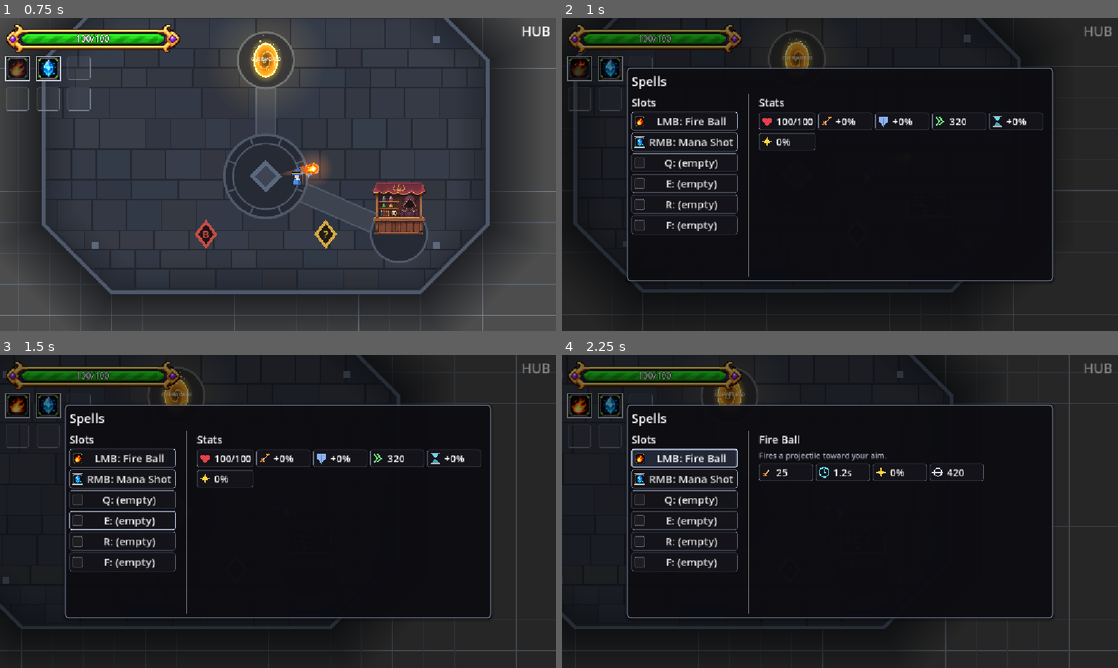
Above: before the commit, frames 1-4 (two rows, left to right).
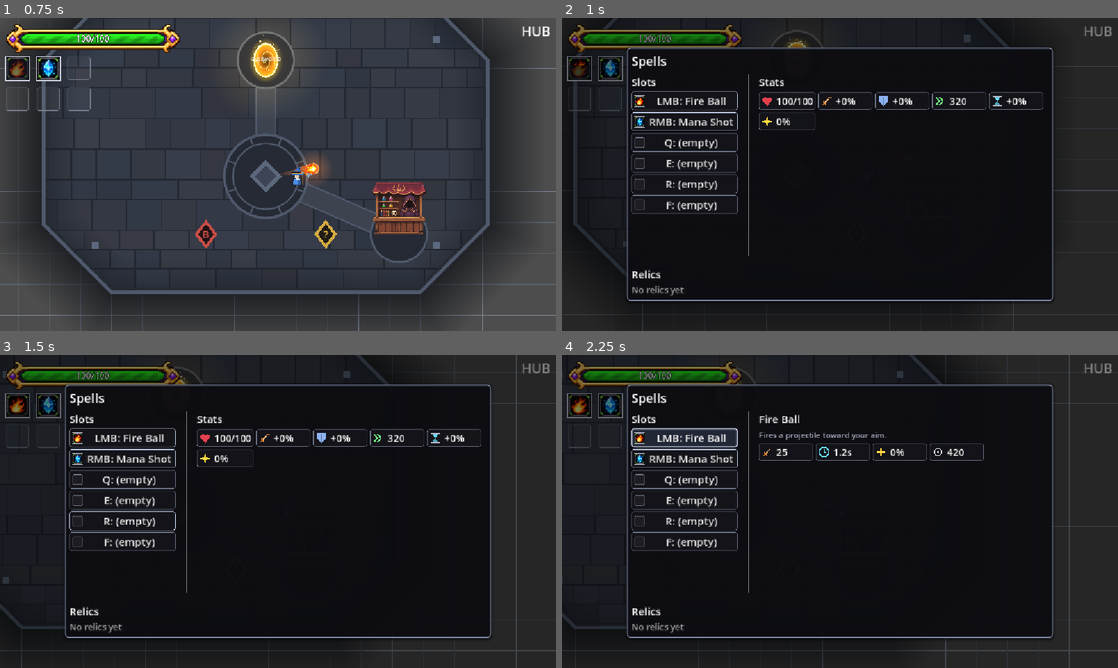
Above: after the commit, the same moments.

Repository: BestestGameStudio/gangU
Game: Godot game, scene res://scenes/main.tscn
Same seed, same stepped clock (60 frames per second), same inputs: the game is played once before the commit and once after it.
Inputs (mouse positions are in pixels of both pictures, inside the frame that each line leads up to):
- Up to frame 1 (0.75 s): tap Enter at 0.5 s; move the mouse to (400, 158) at 0.52 s; hold D (move_right) from 0.53 s (still down); hold Space (cast) from 0.53 s (still down); click (400, 158) at 0.67 s
- Up to frame 2 (1 s): keep holding D (move_right); keep holding Space (cast); tap Tab (equip_panel) at 0.8 s
- Up to frame 3 (1.5 s): release D (move_right) at 1.25 s; release Space (cast) at 1.25 s; drag from (166, 527) to (194, 395) at 1.27 s
- Up to frame 4 (2.25 s): click "LMB: Fire Ball" at 2 s

Frame 1 is identical in both runs. In frame 2, 7.3% of the frame differs, in the area x 11-89%, y 9-92%; in frame 3, 8.1%; in frame 4, 9.4%.

Commit message:
feat(ui): relics section at the bottom of the Tab spell menu (#427)
Rebased onto ef8415f (#442 Tab menu polish). Conflict resolution by instinct-dc: kept the #416 detail-column upgrade box, the #417 no-status-line layout and the #441 hold-and-drag/slim-card state; the relics section stays the last, full-width block below the columns. PANEL_HEIGHT 442 -> 525 so the tallest state (upgrade cards + relics) fits the fixed plate (the #416 no-resize rule); test441's slack check now measures below the relics section and test417's row count includes it. Harnesses re-run on this head: ALL PASS (test416, test441, test427, test375, test94, test417, test402 x2, test_e_mount, test38, test131, test191, test193, test238, test255, test269, test315, test376, test399).

Diff:
--- a/scripts/equip_panel.gd
+++ b/scripts/equip_panel.gd
@@ -89,8 +89,13 @@
 ## columns 376 (player stats 115 + sep + upgrades header ~35 + one full
 ## upgrade card 216 at the #441 card width; the slots column needs 289) +
 ## plate margins 20. Still FIXED so the #416 no-resize rule holds.
-const PANEL_HEIGHT := 442.0
+## #427 rebase: the relics section (separator + header + one names row, 83)
+## sits below the columns, so the fixed height grows 442 -> 525 to keep the
+## tallest state (upgrade cards + relics) inside it without resizing.
+const PANEL_HEIGHT := 525.0
 const SCREEN_MARGIN := 16.0
+var _relics_box: VBoxContainer
+var _relics_list: HFlowContainer
 
 func _process(_delta: float) -> void:
 	if visible:
@@ -204,6 +209,8 @@
 	var relics := get_tree().get_first_node_in_group("owned_relics") as OwnedRelics
 	if relics != null and not relics.changed.is_connected(_on_live_stat_change):
 		relics.changed.connect(_on_live_stat_change)
+	if relics != null and not relics.changed.is_connected(_refresh_relics):
+		relics.changed.connect(_refresh_relics) # #427 section stays live too
 
 func _build_ui() -> void:
 	var dim := ColorRect.new()
@@ -273,6 +280,60 @@
 	_detail_box.add_child(_upgrade_box)
 	# #417: no "Selected: <spell>" status line; the highlighted slot and the
 	# stat grid title already show the selection.
+	_build_relics_section(vbox)
+
+## #427 (Daniel, 2026-11-09): "on the spell tab add a section for relics on
+## the bottom". Read-only list of the run's owned relics (OwnedRelics.all(),
+## acquisition order), names only; an empty run shows a placeholder line.
+## Fields, interaction, ordering and overflow beyond this are NOT settled
+## design - names wrap in a flow container rather than growing the panel.
+func _build_relics_section(parent: VBoxContainer) -> void:
+	parent.add_child(HSeparator.new())
+	_relics_box = VBoxContainer.new()
+	_relics_box.name = "RelicsBox"
+	_relics_box.add_theme_constant_override("separation", 4)
+	parent.add_child(_relics_box)
+	var header := Label.new()
+	header.name = "RelicsHeader"
+	header.text = "Relics"
+	header.add_theme_font_size_override("font_size", 22)
+	_relics_box.add_child(header)
+	_relics_list = HFlowContainer.new()
+	_relics_list.name = "RelicsList"
+	_relics_list.add_theme_constant_override("h_separation", 16)
+	_relics_list.add_theme_constant_override("v_separation", 4)
+	_relics_box.add_child(_relics_list)
+
+func _refresh_relics() -> void:
+	if not is_instance_valid(_relics_list):
+		return
+	for c in _relics_list.get_children():
+		_relics_list.remove_child(c)
+		c.queue_free()
+	var owned := get_tree().get_first_node_in_group("owned_relics") as OwnedRelics
+	var relics: Array[Relic] = owned.all() if owned != null else ([] as Array[Relic])
+	if relics.is_empty():
+		var empty := Label.new()
+		empty.name = "RelicsEmpty"
+		empty.text = "No relics yet"
+		empty.add_theme_font_size_override("font_size", 18)
+		empty.modulate = Color(1, 1, 1, 0.6)
+		_relics_list.add_child(empty)
+		return
+	for r in relics:
+		var l := Label.new()
+		l.text = r.display_name if not r.display_name.is_empty() else String(r.id)
+		l.add_theme_font_size_override("font_size", 18)
+		_relics_list.add_child(l)
+
+## Names currently shown in the relics section (harness/read-only helper).
+func relic_names() -> PackedStringArray:
+	var out := PackedStringArray()
+	if is_instance_valid(_relics_list):
+		for c in _relics_list.get_children():
+			if c is Label and c.name != &"RelicsEmpty":
+				out.append((c as Label).text)
+	return out
 
 func _input(event: InputEvent) -> void:
 	# Toggle in _input, BEFORE GUI handling: a focused panel button would
@@ -319,6 +380,7 @@
 		_refresh_stats()
 
 func _refresh() -> void:
+	_refresh_relics()
 	if _caster == null:
 		return
 	_refresh_stats()
--- a/scripts/test417_no_selected_status.gd
+++ b/scripts/test417_no_selected_status.gd
@@ -113,7 +113,9 @@
 	# title + columns (#416 moved the upgrades into the columns' detail
 	# column, under the stats, where the status line used to sit below).
 	_check(_selected_texts(panel).is_empty(), "(1) no 'Selected' text with nothing selected (got %s)" % str(_selected_texts(panel)))
-	_check(vbox != null and vbox.get_child_count() == 2, "(1) panel rows: title + columns (got %d)" % (vbox.get_child_count() if vbox != null else -1))
+	# #427 rebase: the relics section (separator + box) is now the bottom
+	# block, so the rows are title + columns + separator + relics.
+	_check(vbox != null and vbox.get_child_count() == 4 and vbox.get_child(3) == panel._relics_box, "(1) panel rows: title + columns + relics section (got %d)" % (vbox.get_child_count() if vbox != null else -1))
 	_check(panel._upgrade_box.get_parent() == panel._detail_box, "(1) upgrade box lives in the detail column")
 	_check(panel._detail_box.get_child(panel._detail_box.get_child_count() - 1) == panel._upgrade_box, "(1) upgrade box is the last detail-column row (under the stats)")
 	_check(grid.title() == "Stats", "(1) stat grid shows player stats")
--- /dev/null
+++ b/scripts/test427_relics_section.gd
@@ -0,0 +1,96 @@
+extends SceneTree
+## #427 harness: relics section at the bottom of the Tab (spell) menu
+## (Daniel, 2026-11-09: "on the spell tab add a section for relics on the
+## bottom").
+##  - The section exists, is the LAST block of the menu and sits below the
+##    slots / stat grid.
+##  - Empty run: a placeholder line, no relic names.
+##  - Owned relics are listed by name in acquisition order; a relic gained
+##    while the menu is open shows up live.
+## Run: godot --headless --path . -s scripts/test427_relics_section.gd
+
+var failures := 0
+
+func _check(cond: bool, name: String) -> void:
+	if not cond:
+		failures += 1
+	print("[427] ", name, " -> ", "PASS" if cond else "FAIL")
+
+func _frames(n: int) -> void:
+	for i in n:
+		await process_frame
+
+func _relic(id: StringName, display: String) -> Relic:
+	var r := Relic.new()
+	r.id = id
+	r.display_name = display
+	r.hooked_tags = [SpellTags.EARTH]
+	return r
+
+func _initialize() -> void:
+	var vp := SubViewport.new()
+	vp.size = Vector2i(1920, 1080)
+	root.add_child(vp)
+	current_scene = vp
+	var stage := Node2D.new()
+	stage.name = "Stage"
+	vp.add_child(stage)
+	await process_frame
+
+	var player: Player = load("res://scenes/player.tscn").instantiate()
+	player.add_to_group("player")
+	stage.add_child(player)
+	await _frames(2)
+
+	var panel: EquipPanel = load("res://scenes/equip_panel.tscn").instantiate()
+	panel.player_path = NodePath("../Player")
+	stage.add_child(panel)
+	# Production order: OwnedRelics mounts AFTER the panel (main.gd).
+	var relics := OwnedRelics.new()
+	relics.name = "OwnedRelics"
+	stage.add_child(relics)
+	await _frames(2)
+	panel.show_panel()
+	await _frames(3)
+
+	var box := panel.find_child("RelicsBox", true, false) as VBoxContainer
+	_check(box != null, "RelicsBox exists in the Tab menu")
+	if box == null:
+		quit(1)
+		return
+	var header := box.get_node("RelicsHeader") as Label
+	_check(header != null and header.text == "Relics", "section header reads 'Relics'")
+	var body := box.get_parent()
+	_check(box.get_index() == body.get_child_count() - 1, "relics section is the last block of the menu")
+	_check(box.get_global_rect().position.y >= panel._slots_box.get_global_rect().end.y, "relics sit below the slots")
+	var grid := panel.find_child("StatsBox", true, false) as Control
+	_check(grid != null and box.get_global_rect().position.y >= grid.get_global_rect().end.y, "relics sit below the stat grid")
+
+	# Empty state.
+	_check(panel.relic_names().is_empty(), "no relic names on an empty run")
+	_check(box.find_child("RelicsEmpty", true, false) != null, "empty-state placeholder shown")
+
+	# Gained while open: live, in acquisition order.
+	_check(relics.add(_relic(&"t427_a", "Moss Charm")), "first relic added")
+	_check(relics.add(_relic(&"t427_b", "Basalt Idol")), "second relic added")
+	await _frames(2)
+	_check(panel.relic_names() == PackedStringArray(["Moss Charm", "Basalt Idol"]), "owned relics listed live in order: %s" % [panel.relic_names()])
+	_check(box.find_child("RelicsEmpty", true, false) == null, "placeholder gone once a relic is owned")
+	_check(not relics.add(_relic(&"t427_a", "Moss Charm")), "duplicate refused by OwnedRelics")
+	await _frames(1)
+	_check(panel.relic_names().size() == 2, "duplicate not listed twice")
+
+	# Survives close/reopen and still sits at the bottom with a selection open.
+	panel.hide_panel()
+	panel.show_panel()
+	await _frames(2)
+	_check(panel.relic_names().size() == 2, "relics still listed after reopening")
+	var caster: SpellCaster = player.get_node("SpellCaster")
+	var slots: Array = caster.get_slots()
+	var first := slots.find_custom(func(s): return s != null)
+	if first != -1:
+		panel._on_slot_pressed(first)
+		await _frames(3)
+		_check(box.get_index() == body.get_child_count() - 1, "relics stay last with a spell selected")
+	print("RESULT: ", "ALL PASS" if failures == 0 else "%d FAIL" % failures)
+	quit(0 if failures == 0 else 1)
--- a/scripts/test441_tab_menu_polish.gd
+++ b/scripts/test441_tab_menu_polish.gd
@@ -102,8 +102,10 @@
 	_check(EquipPanel.PANEL_HEIGHT < 620.0, "(1) fixed height trimmed from 620 (now %.0f)" % EquipPanel.PANEL_HEIGHT)
 	var plate_r := panel._plate.get_global_rect()
 	_check(is_equal_approx(plate_r.size.y, EquipPanel.PANEL_HEIGHT), "(1) plate is exactly the trimmed height")
-	var last_slot_bottom := panel._slot_buttons[5].get_global_rect().end.y
-	_check(plate_r.end.y - last_slot_bottom < 120.0, "(1) slack below the spell slots < 120px (was ~330; now %.0f)" % (plate_r.end.y - last_slot_bottom))
+	# #427 rebase: the space below the slots is now the relics section, not
+	# empty slack, so the hug check measures against the menu's last block.
+	var last_block_bottom := panel._relics_box.get_global_rect().end.y
+	_check(plate_r.end.y - last_block_bottom < 120.0, "(1) slack below the relics section < 120px (was ~330; now %.0f)" % (plate_r.end.y - last_block_bottom))
 	# Viewport fit is pinned on the real scene by test416 (this stub
 	# harness's CenterContainer lags the root.size override, which is a
 	# harness quirk, not panel behavior).
Not shown, added: scripts/test427_relics_section.gd.uid
